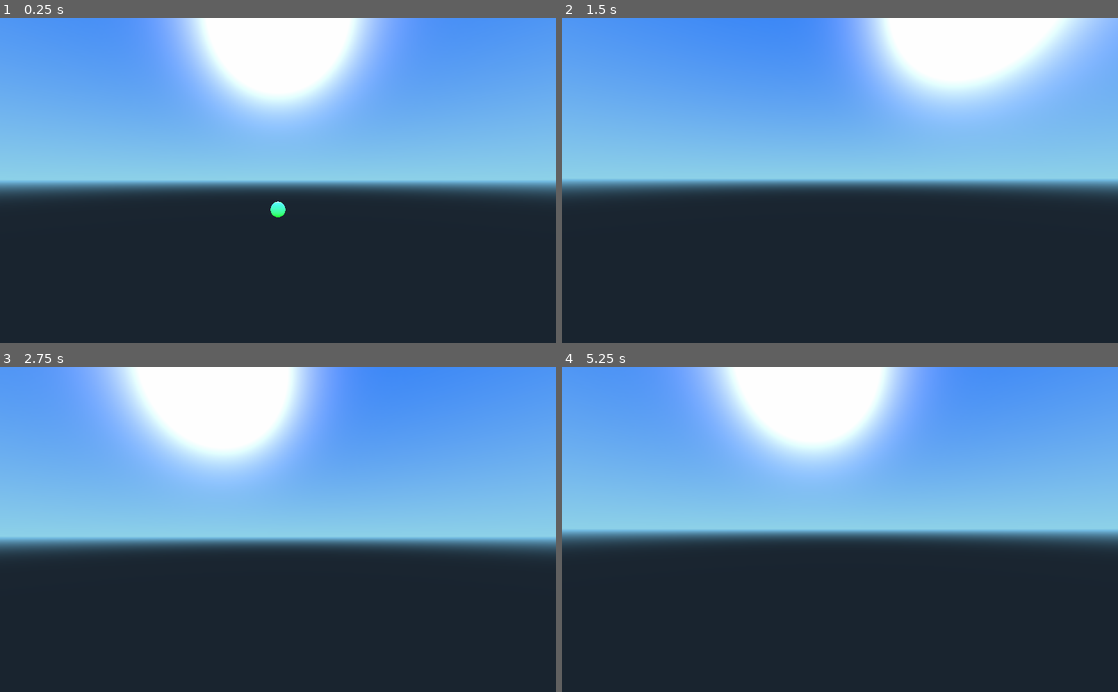
Above: before the commit, frames 1-4 (two rows, left to right).
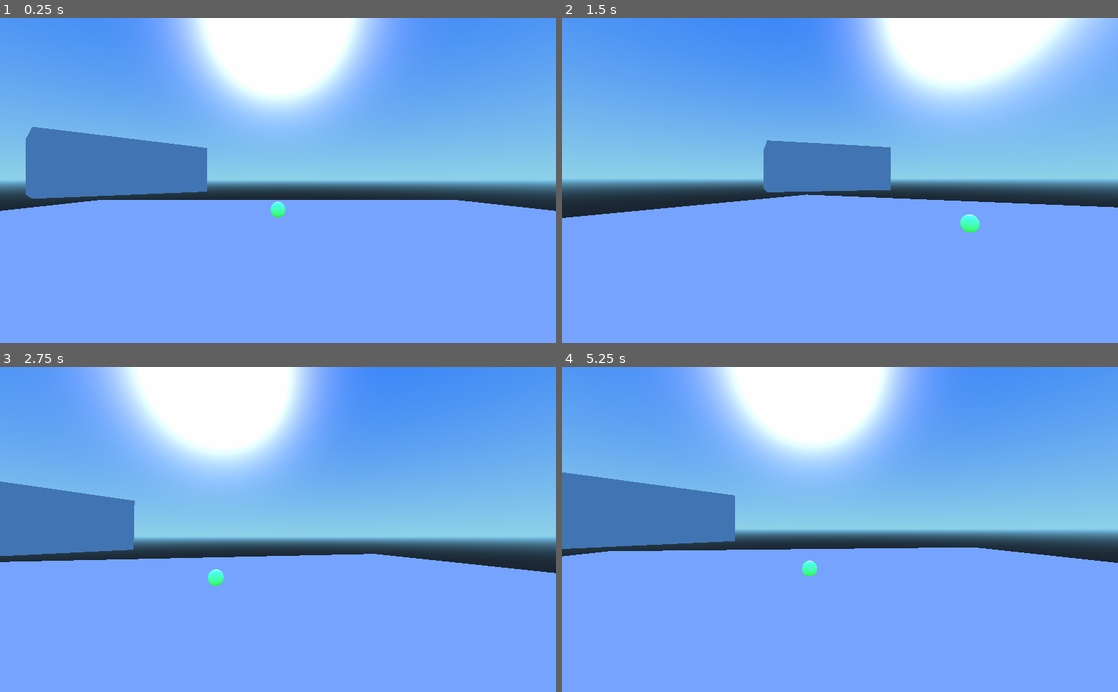
Above: after the commit, the same moments.

Repository: NykolaR/ggj2018
Game: Godot game, scene res://game.tscn
The game is run twice, just before and just after one commit, with the same random seed, the same clock (stepped at 60 frames per second) and the same inputs. The project has no main scene, so this scene is started directly.
Inputs (mouse positions are in pixels of both pictures, inside the frame that each line leads up to):
- Up to frame 1 (0.25 s): no input
- Up to frame 2 (1.5 s): move the mouse to (867, 180) at 0.52 s; tap Enter at 1.25 s; move the mouse to (812, 180) at 1.27 s
- Up to frame 3 (2.75 s): tap Space at 2 s; move the mouse to (289, 523) at 2.02 s
- Up to frame 4 (5.25 s): tap Enter at 2.75, 4.25 s; move the mouse to (834, 536) at 2.77 s; tap Space at 3.5, 5 s; move the mouse to (878, 532) at 3.52 s; move the mouse to (795, 526) at 4.27 s; move the mouse to (845, 529) at 5.02 s

The runs differ from the first frame. In frame 1, 49% of the frame differs, in the area x 0-100%, y 33-100%; in frame 2, 46%; in frame 3, 45%; in frame 4, 49%, in the area x 0-100%, y 32-100%.

Commit message:
more things

Diff:
--- a/game.gd
+++ b/game.gd
@@ -11,6 +11,8 @@
 		# else, give control to self (recursive)
 		$player2.set_network_master(get_tree().get_network_unique_id())
 
+	add_child(preload("res://level.tscn").instance())
+
 func _input(event):
 	if event.is_action_pressed("exit_game"):
 		emit_signal("game_finished")
--- a/game.tscn
+++ b/game.tscn
@@ -13,7 +13,7 @@
 [node name="player" parent="player1" index="0" instance=ExtResource( 2 )]
 
 editor/display_folded = true
-transform = Transform( 1, 0, 0, 0, 1, 0, 0, 0, 1, 0, 0, -3 )
+transform = Transform( 1, 0, 0, 0, 1, 0, 0, 0, 1, 0, 1.2, -3 )
 collision_layer = 2
 collision_mask = 9
 _sections_unfolded = [ "Collision", "Transform" ]
@@ -21,19 +21,17 @@
 [node name="orb" parent="player1" index="1" instance=ExtResource( 3 )]
 
 editor/display_folded = true
-transform = Transform( 1, 0, 0, 0, 1, 0, 0, 0, 1, 0, 0, -3 )
+transform = Transform( 1, 0, 0, 0, 1, 0, 0, 0, 1, 0, 1.2, -3 )
 collision_layer = 0
 collision_mask = 17
 _sections_unfolded = [ "Collision", "Transform" ]
 
 [node name="player2" type="Node" parent="." index="1"]
 
-editor/display_folded = true
-
 [node name="player" parent="player2" index="0" instance=ExtResource( 2 )]
 
 editor/display_folded = true
-transform = Transform( 1, 0, 0, 0, 1, 0, 0, 0, 1, 0, 0, 3 )
+transform = Transform( 1, 0, 0, 0, 1, 0, 0, 0, 1, 0, 1.2, 3 )
 collision_layer = 4
 collision_mask = 17
 _sections_unfolded = [ "Collision", "Transform" ]
@@ -45,7 +43,7 @@
 [node name="orb" parent="player2" index="1" instance=ExtResource( 3 )]
 
 editor/display_folded = true
-transform = Transform( 1, 0, 0, 0, 1, 0, 0, 0, 1, 0, 0, 3 )
+transform = Transform( 1, 0, 0, 0, 1, 0, 0, 0, 1, 0, 1.2, 3 )
 collision_layer = 0
 collision_mask = 9
 _sections_unfolded = [ "Collision", "Transform" ]
--- a/level.tscn
+++ b/level.tscn
@@ -1,3 +1,19 @@
-[gd_scene format=2]
+[gd_scene load_steps=4 format=2]
+
+[ext_resource path="res://platforms/platform_global.tscn" type="PackedScene" id=1]
+[ext_resource path="res://platforms/platform_player_1.tscn" type="PackedScene" id=2]
+[ext_resource path="res://platforms/platform_player_2.tscn" type="PackedScene" id=3]
 
 [node name="level" type="Spatial"]
+
+[node name="platform_global" parent="." index="0" instance=ExtResource( 1 )]
+
+transform = Transform( 10.9446, 0, 0, 0, 0.501719, 0, 0, 0, 11.3193, 0, 0, 0 )
+
+[node name="platform_player_1" parent="." index="1" instance=ExtResource( 2 )]
+
+transform = Transform( 1.78706, 0, 1.14696, 0, 1, 0, -2.10874, 0, 0.971991, -6.17567, 2.1918, -6.52027 )
+
+[node name="platform_player_2" parent="." index="2" instance=ExtResource( 3 )]
+
+transform = Transform( 1, 0, 0, 0, 1, 0, 0, 0, 2.71542, -7.84324, 2.19581, 5.19583 )
